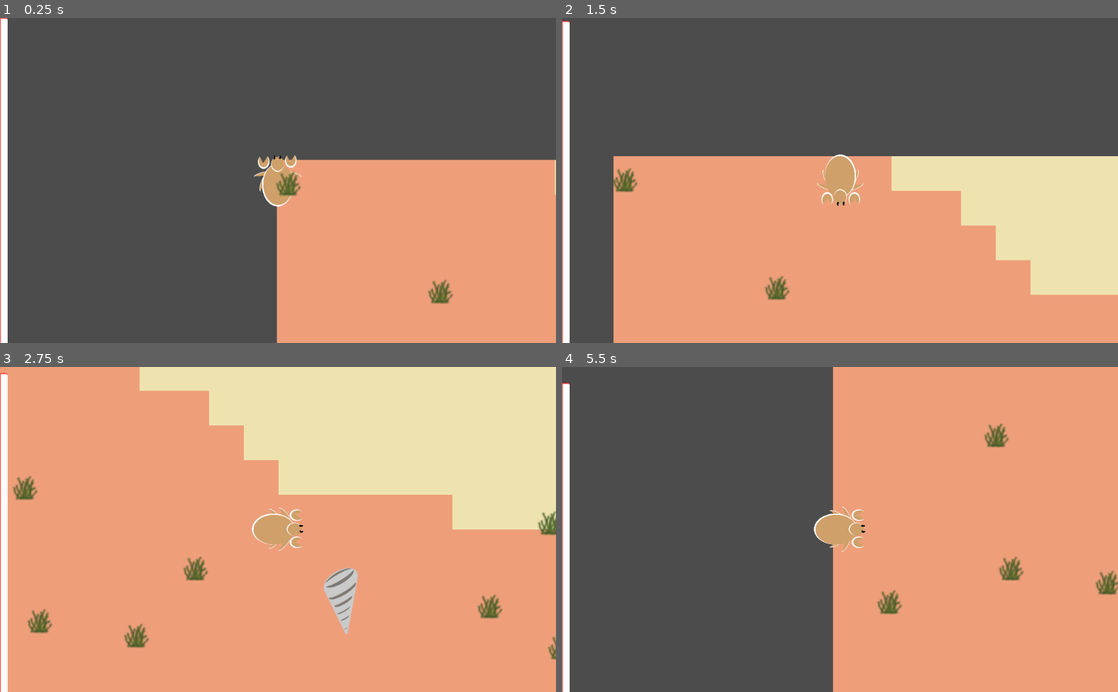
Above: before the commit, frames 1-4 (two rows, left to right).
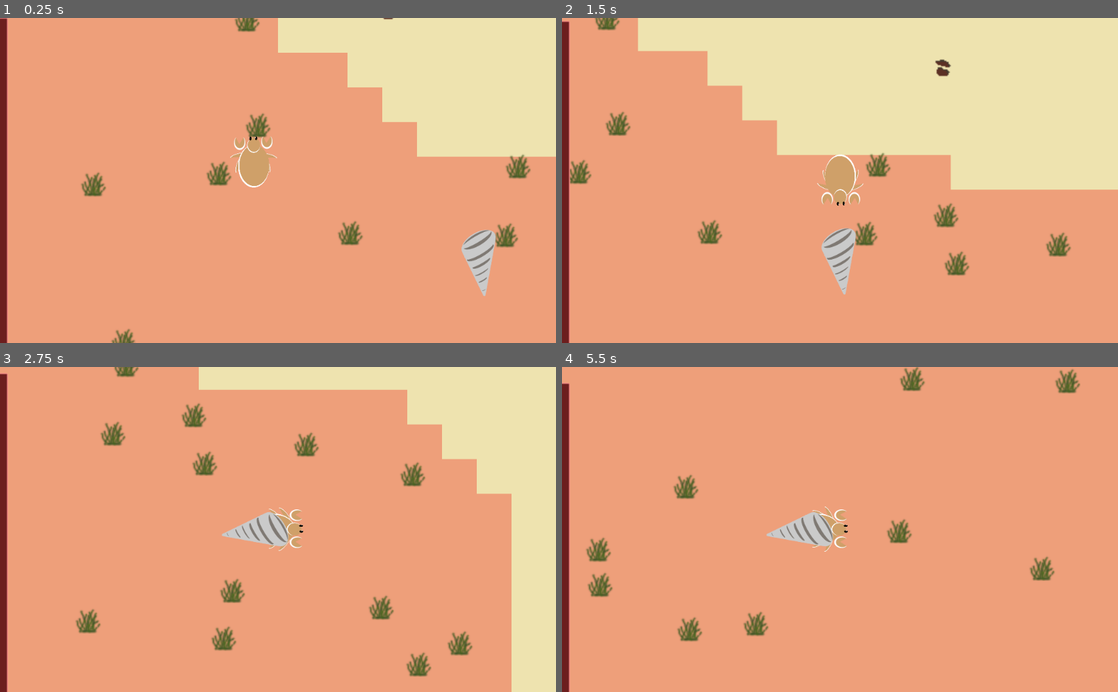
Above: after the commit, the same moments.

Repository: mtaubert/hermit
Game: Godot game, scene res://Scenes/Game.tscn
Same seed, same stepped clock (60 frames per second), same inputs: the game is played once before the commit and once after it.
Inputs (mouse positions are in pixels of both pictures, inside the frame that each line leads up to):
- Up to frame 1 (0.25 s): no input
- Up to frame 2 (1.5 s): move the mouse to (962, 164) at 0.52 s; hold D (move_right) 0.53-1.28 s; hold F (interact) 0.53-1.28 s; click (962, 164) at 0.67 s; move the mouse to (728, 196) at 1.27 s; hold S (move_down) from 1.28 s (still down); tap F (interact) at 1.35 s
- Up to frame 3 (2.75 s): tap F (interact) at 2 s; move the mouse to (333, 458) at 2.02 s; release S (move_down) at 2.03 s; hold D (move_right) from 2.03 s (still down); hold F (interact) from 2.03 s (still down)
- Up to frame 4 (5.5 s): move the mouse to (812, 594) at 2.77 s; release D (move_right) at 2.78 s; release F (interact) at 2.78 s; hold W (move_up) 2.78-3.53 s; tap F (interact) at 2.85, 4.35 s; click (812, 594) at 2.92 s; move the mouse to (1006, 578) at 3.52 s; hold F (interact) 3.53-4.28 s; hold A (move_left) 3.53-5.03 s; move the mouse to (673, 480) at 4.27 s; move the mouse to (867, 529) at 5.02 s; hold S (move_down) from 5.03 s (still down); hold F (interact) from 5.03 s (still down); click (867, 529) at 5.17 s

The runs differ from the first frame. In frame 1, 74% of the frame differs, in the area x 0-100%, y 0-100%; in frame 2, 58%; in frame 3, 24%; in frame 4, 51%.

Commit message:
added camera limiting, random shell drops, theme changes etc

Diff:
--- a/Assets/main_theme.tres
+++ b/Assets/main_theme.tres
@@ -5,10 +5,10 @@
 [sub_resource type="StyleBoxEmpty" id=1]
 
 [sub_resource type="StyleBoxFlat" id=2]
-bg_color = Color( 1, 1, 1, 1 )
-border_width_top = 2
+bg_color = Color( 0.427451, 0.121569, 0.121569, 1 )
 border_width_right = 2
-border_color = Color( 1, 0, 0, 1 )
+border_width_bottom = 2
+border_color = Color( 1, 0.568627, 0.568627, 1 )
 border_blend = true
 corner_radius_bottom_right = 2
 
--- a/Scenes/Game.tscn
+++ b/Scenes/Game.tscn
@@ -33,7 +33,8 @@
 [node name="Node2D2" parent="World/Sorter" instance=ExtResource( 4 )]
 position = Vector2( 890.837, 444.665 )
 
-[node name="Node2D" parent="World/Sorter" instance=ExtResource( 5 )]
+[node name="player" parent="World/Sorter" instance=ExtResource( 5 )]
+position = Vector2( 465.768, 227.608 )
 
 [node name="Polygon2D" type="Polygon2D" parent="World"]
 visible = false
@@ -45,3 +46,5 @@
 position = Vector2( 5140.88, 2990.27 )
 zoom = Vector2( 10, 10 )
 drag_margin_h_enabled = false
+
+[connection signal="setup_complete" from="World" to="." method="_on_World_setup_complete"]
--- a/Scenes/Prefabs/player_crab.tscn
+++ b/Scenes/Prefabs/player_crab.tscn
@@ -93,6 +93,8 @@
 
 [node name="Camera2D" type="Camera2D" parent="KinematicBody2D"]
 current = true
+limit_left = 0
+limit_top = 0
 
 [node name="attack_tween" type="Tween" parent="."]
 
--- a/Scripts/Game.gd
+++ b/Scripts/Game.gd
@@ -1,4 +1,12 @@
 extends Node2D
 
+onready var world := $World
+
 func _on_Button_pressed():
-	$World.create_new_world()
+	world.create_new_world()
+
+func _ready():
+	pass
+
+func _on_World_setup_complete():
+	$World/Sorter/player.connect_collectibles()
--- a/Scripts/Global_Scripts/player_crab.gd
+++ b/Scripts/Global_Scripts/player_crab.gd
@@ -129,6 +129,7 @@
 	for item in collectibles:
 		item.connect("can_pickup", self, "pickup")
 		item.connect("cant_pickup", self, "cant_pickup")
+	print("no of shells: " + str(collectibles.size()))
 
 #every second decrease the timer by one and lose one hunger, gmae over at 0 hunger.
 func _on_hunger_timer_timeout():
--- a/Scripts/World.gd
+++ b/Scripts/World.gd
@@ -6,6 +6,8 @@
 export(int) var octaves = 4
 export(float) var period = 35.0
 export(float) var persistence = 0.8
+
+signal setup_complete()
 
 func _ready():
 	randomize()
@@ -62,8 +64,12 @@
 	spawn_objects()
 
 onready var beachObject = load("res://Scenes/Prefabs/Beach_Object.tscn")
+onready var shellObject = load("res://Scenes/Prefabs/collectible_shell.tscn")
 export(float) var objectChance = 0.05
+export(float) var shellChance = 0.001
 var cellSize = get_cell_size()
+
+
 func spawn_objects():
 	print(cellSize)
 	for x in range(worldSize.x):
@@ -76,3 +82,11 @@
 					$Sorter.add_child(newBeachObject)
 					var spawnPos =  map_to_world(Vector2(x,y))
 					newBeachObject.position = Vector2(spawnPos.x + rand_range(0, cellSize.x), spawnPos.y + rand_range(0, cellSize.y))
+				if rand_range(0,1) <= shellChance:
+					var newBeachObject = shellObject.instance()
+					#newBeachObject.scale = Vector2(2,2)
+					#newBeachObject.setup(get_cell(x,y))
+					$Sorter.add_child(newBeachObject)
+					var spawnPos =  map_to_world(Vector2(x,y))
+					newBeachObject.position = Vector2(spawnPos.x + rand_range(0, cellSize.x), spawnPos.y + rand_range(0, cellSize.y))
+	emit_signal("setup_complete")
